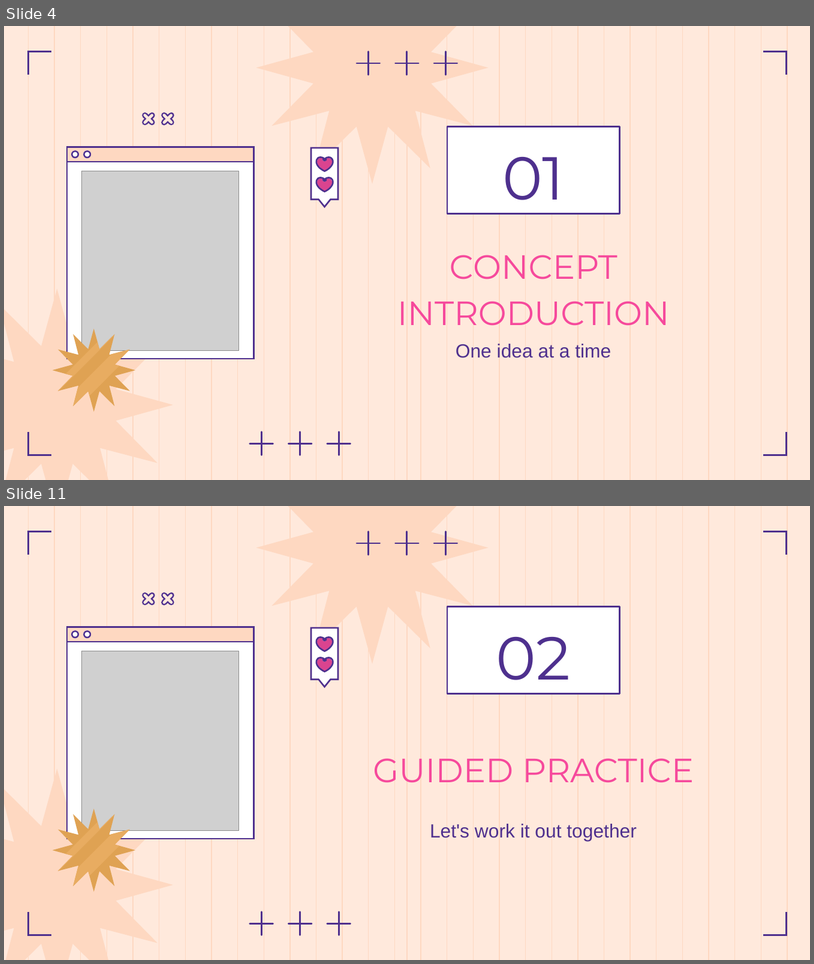
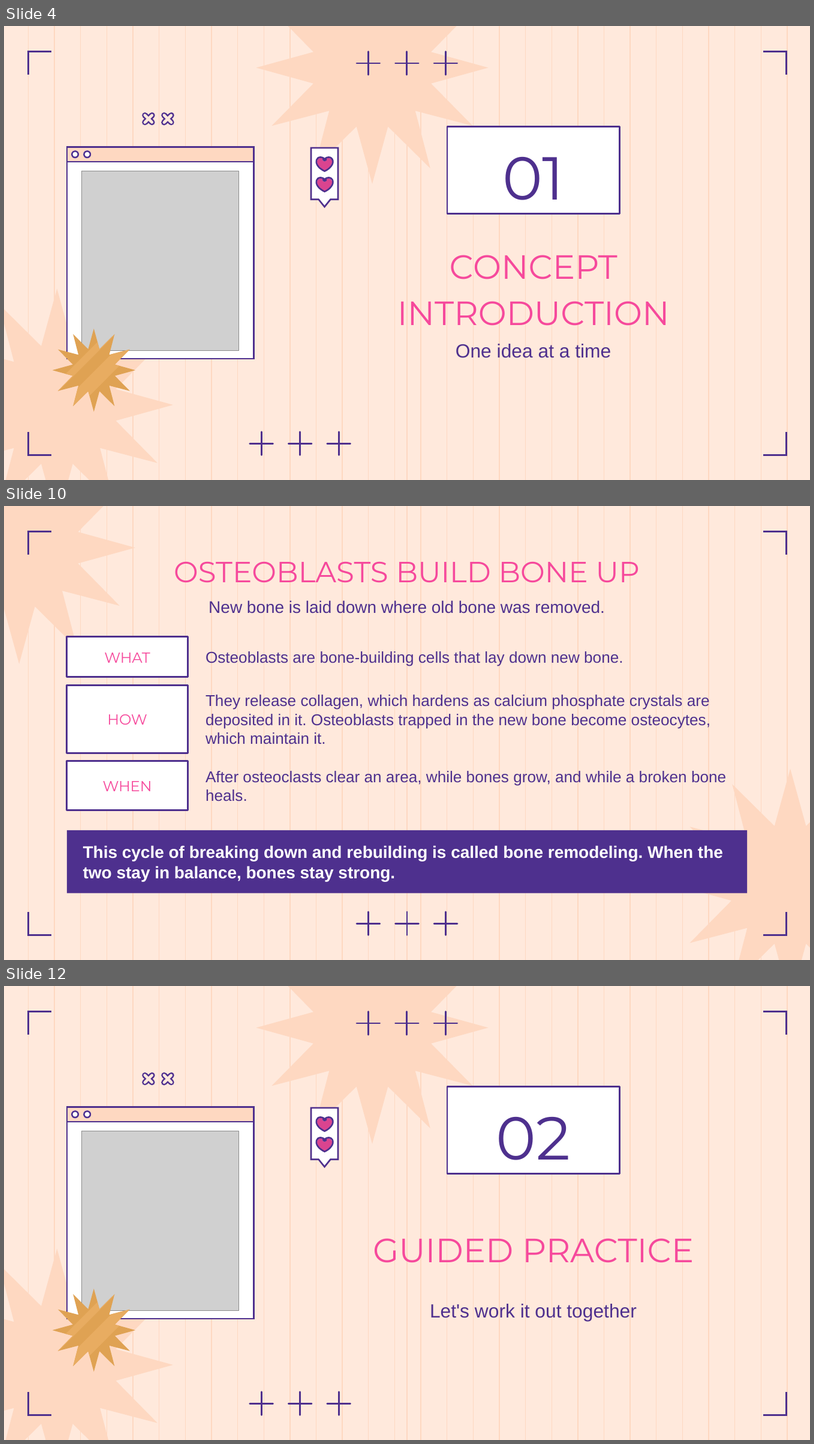
Before and after one commit to Ezkiel2004/Anthropotomy, a slide deck: docs/body-systems/skeletal-system.pptx. Shown one above the other, each under a label of ours: slides 4 and 11 before the commit, slides 4, 10 and 12 after it; the slides between them are not shown. The pictures are 814x964 and 814x1444 pixels, drawn with LibreOffice and Linux fonts; fonts in the diff are those of the drawing; grey boxes stand for pictures. Boxes give left, top, right and bottom in pixels: in the first picture for what was removed or moved away, otherwise in the second. Text is boxed around its words. In the diff, an @@ line names an element or a change of style, - is before the commit and + after.

```diff
--- a/docs/body-systems/skeletal-system.pptx
+++ b/docs/body-systems/skeletal-system.pptx
@@ slide 10 added at (4, 506, 810, 960), background #FFE9DC; not listed: 50 template elements that a slide beside it also shows @@
@@ freeform shape added at (4, 506, 135, 664), fill #FED8C1 @@
@@ title added at (174, 561, 640, 583), 26 pt, text #F6499C @@
+OSTEOBLASTS BUILD BONE UP
@@ text added at (209, 600, 605, 613), 15 pt, text #4E308E @@
+New bone is laid down where old bone was removed.
@@ rectangle added at (67, 637, 188, 677), fill #FFFFFF, outline #4E308E 1.5 pt, 13 pt, text #F6499C @@
+WHAT
@@ text added at (206, 651, 623, 666), 14 pt, text #4E308E @@
+Osteoblasts are bone-building cells that lay down new bone.
@@ rectangle added at (67, 685, 188, 753), fill #FFFFFF, outline #4E308E 1.5 pt, 13 pt, text #F6499C @@
+HOW
@@ text added at (206, 694, 711, 744), 14 pt, text #4E308E @@
+They release collagen, which hardens as calcium phosphate crystals are deposited in it. Osteoblasts trapped in the new bone become osteocytes, which maintain it.
@@ rectangle added at (67, 761, 188, 810), fill #FFFFFF, outline #4E308E 1.5 pt, 13 pt, text #F6499C @@
+WHEN
@@ text added at (206, 771, 726, 801), 14 pt, text #4E308E @@
+After osteoclasts clear an area, while bones grow, and while a broken bone heals.
@@ freeform shape added at (675, 769, 810, 960), fill #FED8C1 @@
@@ rectangle added at (67, 830, 747, 893), fill #4E308E, 15 pt, text #FFFFFF, bold @@
+This cycle of breaking down and rebuilding is called bone remodeling. When the two stay in balance, bones stay strong.
@@ plus sign added at (353, 907, 384, 939), fill #9B9BFF, outline #4E308E 1.5 pt @@
@@ plus sign added at (391, 907, 423, 939), fill #9B9BFF, outline #4E308E 1.5 pt @@
@@ plus sign added at (430, 907, 461, 939), fill #9B9BFF, outline #4E308E 1.5 pt @@
@@ what was slide 11 is now slide 12 @@
```
Also in this commit, not shown: 5 slides changed, 1 other slide added, 1 slide removed.
